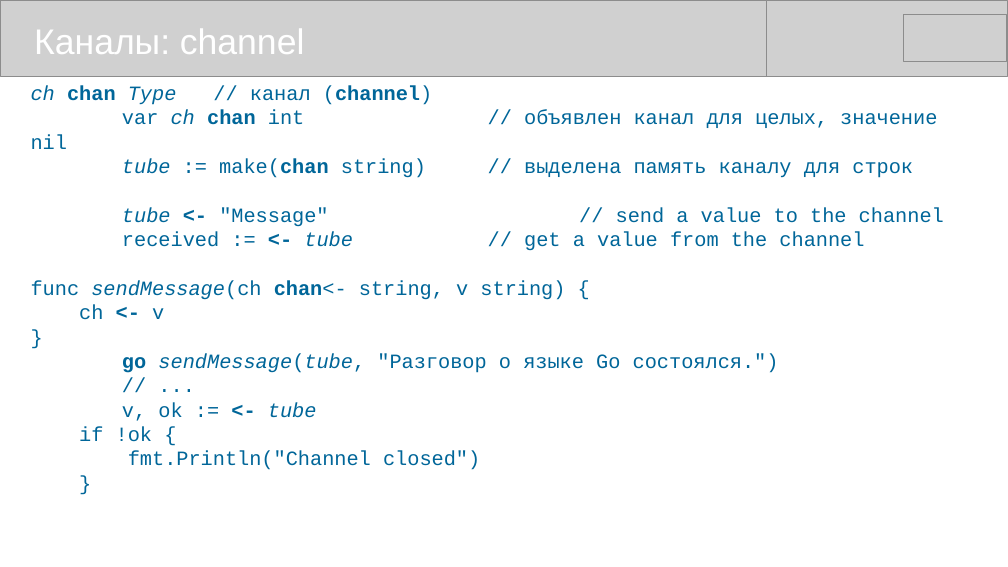
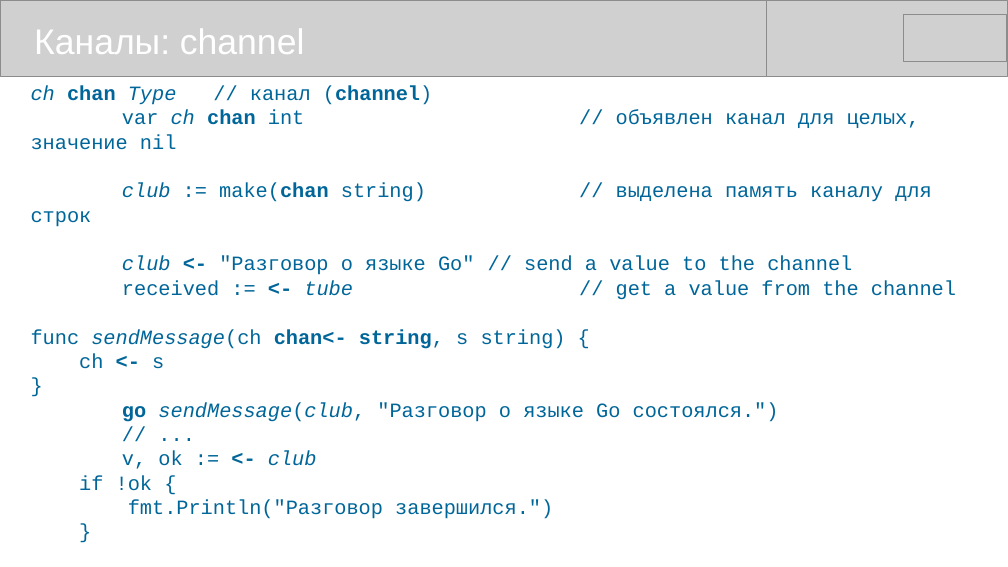
Before and after one commit to mike-shock/Go_language, a slide deck: slide 36 of Go_Review.odp (slide 35 before the commit). Drawn at 1008x567 pixels with LibreOffice and Linux fonts; fonts in the diff are those of the drawing; grey boxes stand for pictures. Boxes give left, top, right and bottom in pixels: in the first picture for what was removed or moved away, otherwise in the second. Text is boxed around its words. In the diff, an @@ line names an element or a change of style, - is before the commit and + after.

```diff
--- a/Go_Review.odp
+++ b/Go_Review.odp
@@ text at box(31, 183, 932, 275): text changed @@
-tube := make(chan string) // выделена память каналу для строк
-tube <- "Message" // send a value to the channel
+club := make(chan string) // выделена память каналу для строк
+club <- "Разговор о языке Go" // send a value to the channel
@@ text at box(31, 329, 566, 369): text changed @@
-func sendMessage(ch chan<- string, v string) {
-ch <- v
+func sendMessage(ch chan<- string, s string) {
+ch <- s
@@ text at box(122, 402, 779, 422): text changed @@
-go sendMessage(tube, "Разговор о языке Go состоялся.")
+go sendMessage(club, "Разговор о языке Go состоялся.")
@@ text at box(122, 451, 317, 469): text changed @@
-v, ok := <- tube
+v, ok := <- club
@@ text at box(128, 500, 553, 519): text changed @@
-fmt.Println("Channel closed")
+fmt.Println("Разговор завершился.")
```
Also in this commit, not shown: 15 other slides changed, 1 slide added, 1 other file.
